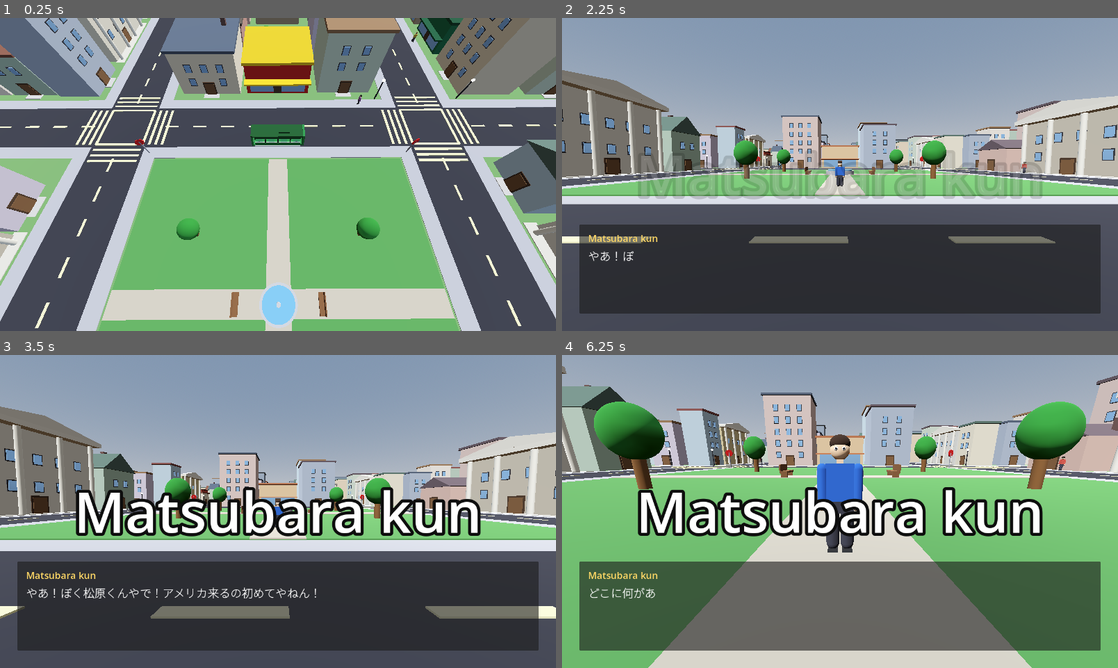
Above: before the commit, frames 1-4 (two rows, left to right).
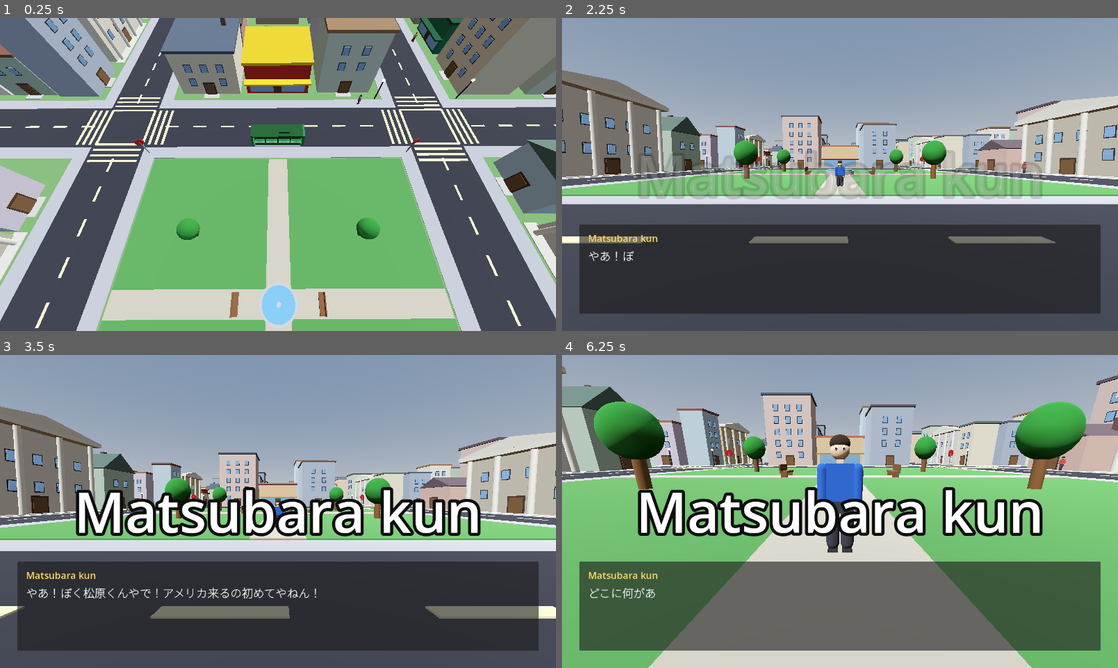
Above: after the commit, the same moments.

Repository: nolancasama/3d-town-directions
Game: Godot game, scene res://Main.tscn
Two runs of this game, one before a commit and one after it. Both use one fixed random seed, a clock stepped at 60 frames per second and the inputs below.
Inputs:
- Up to frame 1 (0.25 s): no input
- Up to frame 2 (2.25 s): tap Enter (ui_accept) at 0.5, 0.77, 1.52, 2 s; hold D (turn_right) 0.53-1.28 s; tap E (interact) at 0.6 s; hold S (move_back) 1.28-2.03 s; tap Space at 1.35 s; hold D (turn_right) from 2.03 s (still down); tap Keypad Enter at 2.1 s
- Up to frame 3 (3.5 s): release D (turn_right) at 2.78 s; hold W (move_forward) from 2.78 s (still down); tap E (interact) at 2.85 s; tap Enter (ui_accept) at 3.02 s
- Up to frame 4 (6.25 s): release W (move_forward) at 3.53 s; hold A (turn_left) 3.53-5.03 s; tap Space at 3.6, 5.85 s; tap Enter (ui_accept) at 3.77, 4.52, 6.02 s; tap Keypad Enter at 4.35 s; hold S (move_back) 5.03-5.78 s; tap E (interact) at 5.1 s; hold D (turn_right) from 5.78 s (still down)

The runs differ from the first frame. In frame 1, less than 0.1% of the frame differs, in the area x 44-58%, y 0-11%; in frame 2, less than 0.1%; in frame 3, less than 0.1%; in frame 4, less than 0.1%.

Commit message:
Fix park-adjacent buildings facing each other instead of streets
Extend _park_or_street_facing to cover all buildings in the four park-adjacent blocks (not just the near half). Near half faces the park, far half faces the outer road. Previously the far-half fell to _facing() which could pick a side-road direction, causing inner buildings to stare at another building's back wall.

Co-Authored-By: Claude Sonnet 4.6 <noreply@anthropic.com>

Diff:
--- a/scripts/Main.gd
+++ b/scripts/Main.gd
@@ -1653,23 +1653,24 @@
 	return 0.0 if nz > pos.z else PI
 
 
-# Buildings in the row directly fronting the central Park face the Park (so the
-# green has a consistent storefront) instead of being turned toward a side street
-# by the nearest-street tie-break. Everything else just faces its street.
-const PARK_LAT := 20.0   # Park half-width: how far a frontage can sit off-axis
+# Buildings in the four blocks directly adjacent to the central Park always face
+# either the Park (near half) or the opposite outer road (far half). This prevents
+# side-road tie-breaks from rotating buildings to face each other's back walls.
 func _park_or_street_facing(pos: Vector3) -> float:
-	# South / north blocks (Park lies along the z axis from them).
-	if absf(pos.x) <= PARK_LAT:
-		if pos.z > HALF_BLOCK and pos.z < 54.0:
-			return PI            # south block -> face north toward the Park
-		if pos.z < -HALF_BLOCK and pos.z > -54.0:
-			return 0.0           # north block -> face south toward the Park
-	# East / west blocks (Park lies along the x axis from them).
-	if absf(pos.z) <= PARK_LAT:
-		if pos.x > HALF_BLOCK and pos.x < 54.0:
-			return -PI * 0.5     # east block -> face west toward the Park
-		if pos.x < -HALF_BLOCK and pos.x > -54.0:
-			return PI * 0.5      # west block -> face east toward the Park
+	var HB2 := HALF_BLOCK * 2.0   # 54 — block centre distance from park road
+	var HB3 := HALF_BLOCK * 3.0   # 81 — outer road of each park-adjacent block
+	# South block (|x|<27, 27<z<81): face north toward Park OR south toward outer road.
+	if absf(pos.x) < HALF_BLOCK and pos.z > HALF_BLOCK and pos.z < HB3:
+		return PI if pos.z < HB2 else 0.0
+	# North block (|x|<27, -81<z<-27): face south toward Park OR north toward outer road.
+	if absf(pos.x) < HALF_BLOCK and pos.z < -HALF_BLOCK and pos.z > -HB3:
+		return 0.0 if pos.z > -HB2 else PI
+	# East block (|z|<27, 27<x<81): face west toward Park OR east toward outer road.
+	if absf(pos.z) < HALF_BLOCK and pos.x > HALF_BLOCK and pos.x < HB3:
+		return -PI * 0.5 if pos.x < HB2 else PI * 0.5
+	# West block (|z|<27, -81<x<-27): face east toward Park OR west toward outer road.
+	if absf(pos.z) < HALF_BLOCK and pos.x < -HALF_BLOCK and pos.x > -HB3:
+		return PI * 0.5 if pos.x > -HB2 else -PI * 0.5
 	return _facing(pos)
 
 
